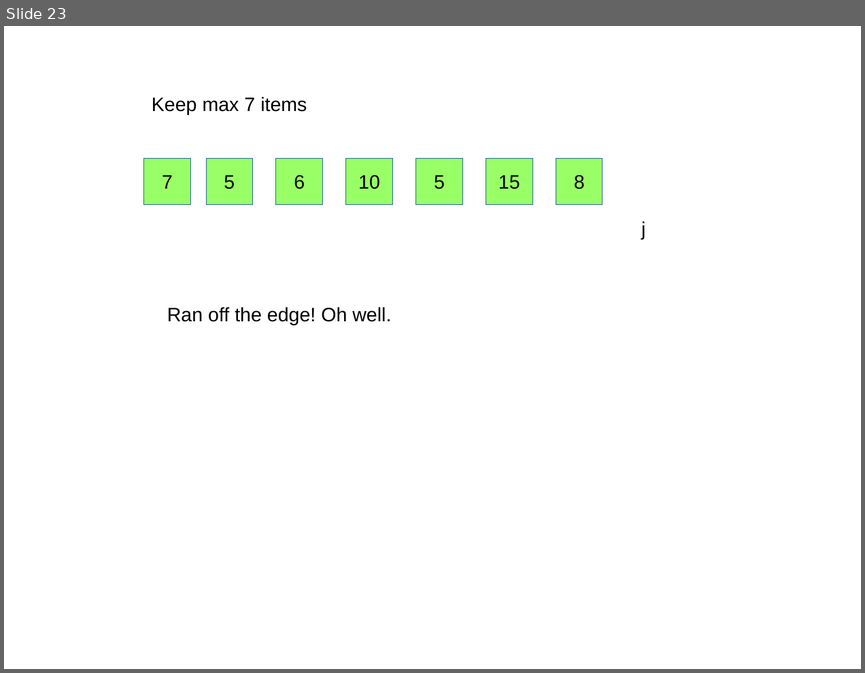
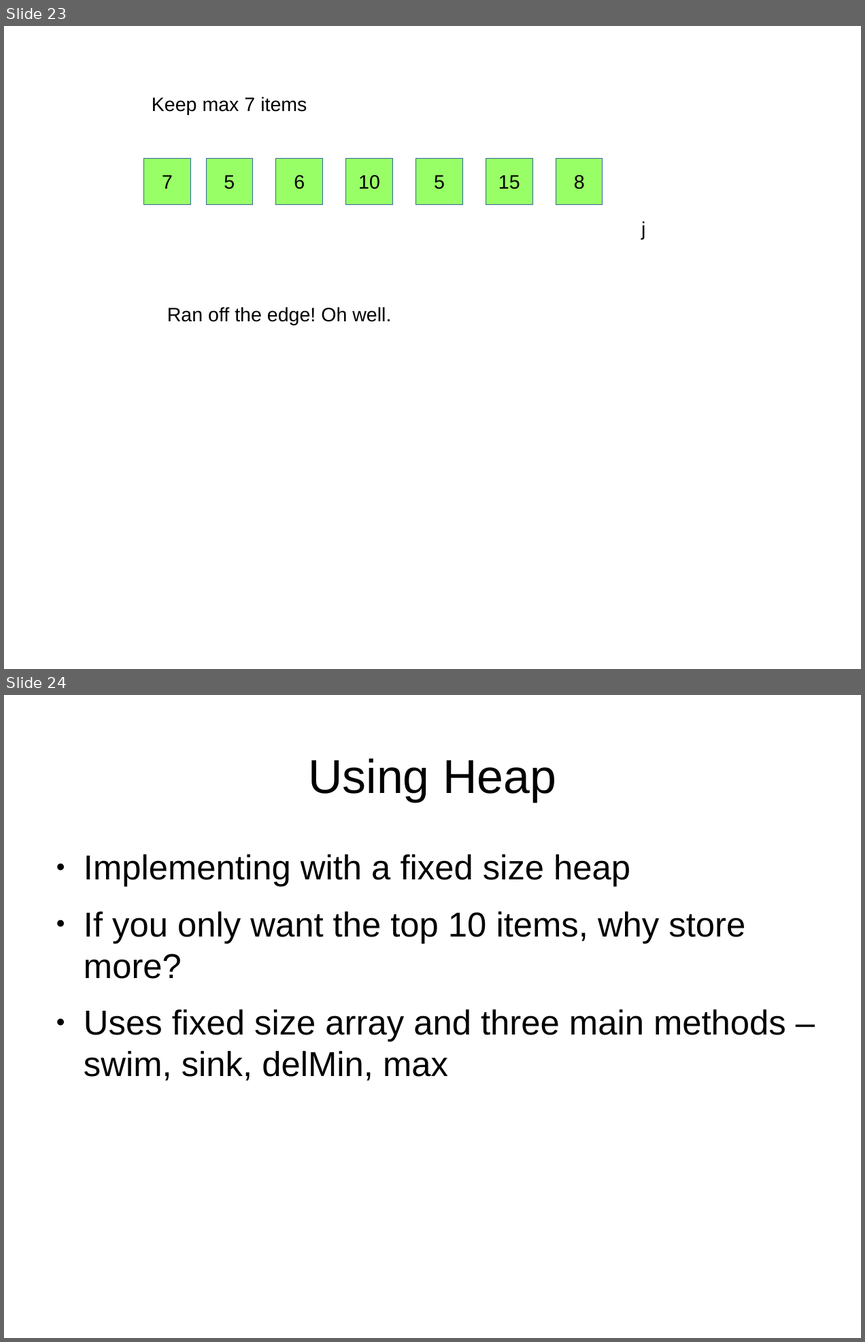
Before and after one commit to dserver/VisualsSlides, a slide deck: PriorityQueue.odp. Shown one above the other, each under a label of ours: slide 23 before the commit, slides 23 and 24 after it. The pictures are 865x673 and 865x1342 pixels, drawn with LibreOffice and Linux fonts; fonts in the diff are those of the drawing. Boxes give left, top, right and bottom in pixels: in the first picture for what was removed or moved away, otherwise in the second. Text is boxed around its words. In the diff, an @@ line names an element or a change of style, - is before the commit and + after.

Commit message:
Added heap slides for top 5 items problem

```diff
--- a/PriorityQueue.odp
+++ b/PriorityQueue.odp
@@ slide 24 added at (x1=4, y1=695, x2=861, y2=1338), background #FFFFFF @@
@@ title added at (x1=308, y1=758, x2=556, y2=802), 44 pt, text #000000 @@
+Using Heap
@@ text added at (x1=84, y1=854, x2=786, y2=1081), 32 pt, text #000000 @@
+● Implementing with a fixed size heap
+● If you only want the top 10 items, why store more?
+● Uses fixed size array and three main methods – swim, sink, delMin, max
```
Also in this commit, not shown: 2 other slides added.
